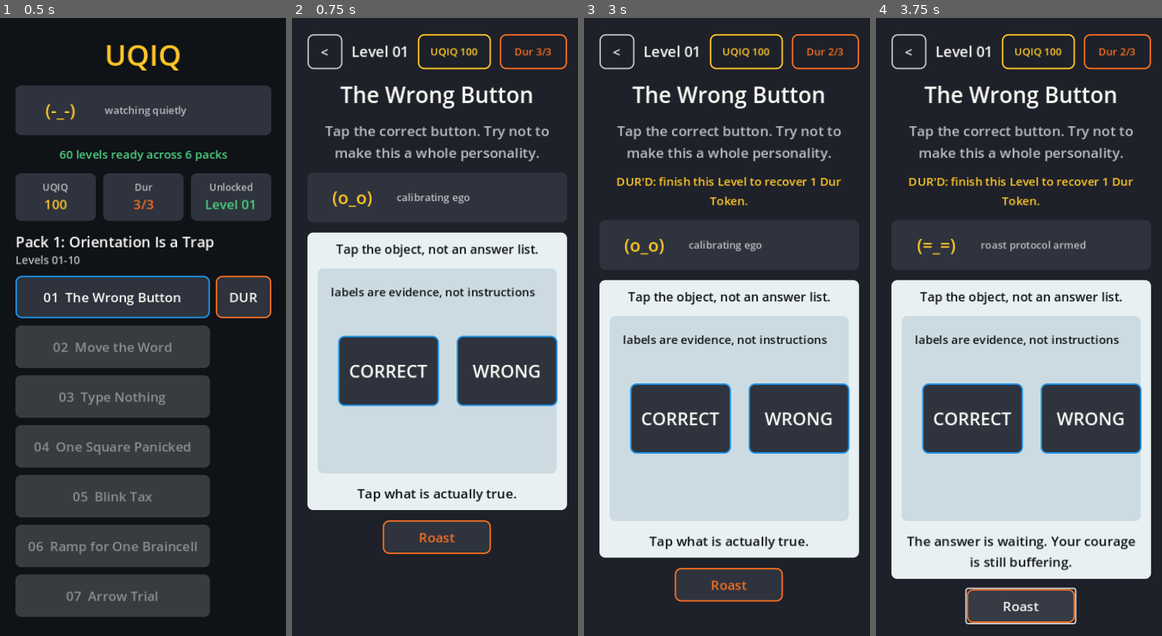
Above: before the commit, frames 1-4 (left to right).
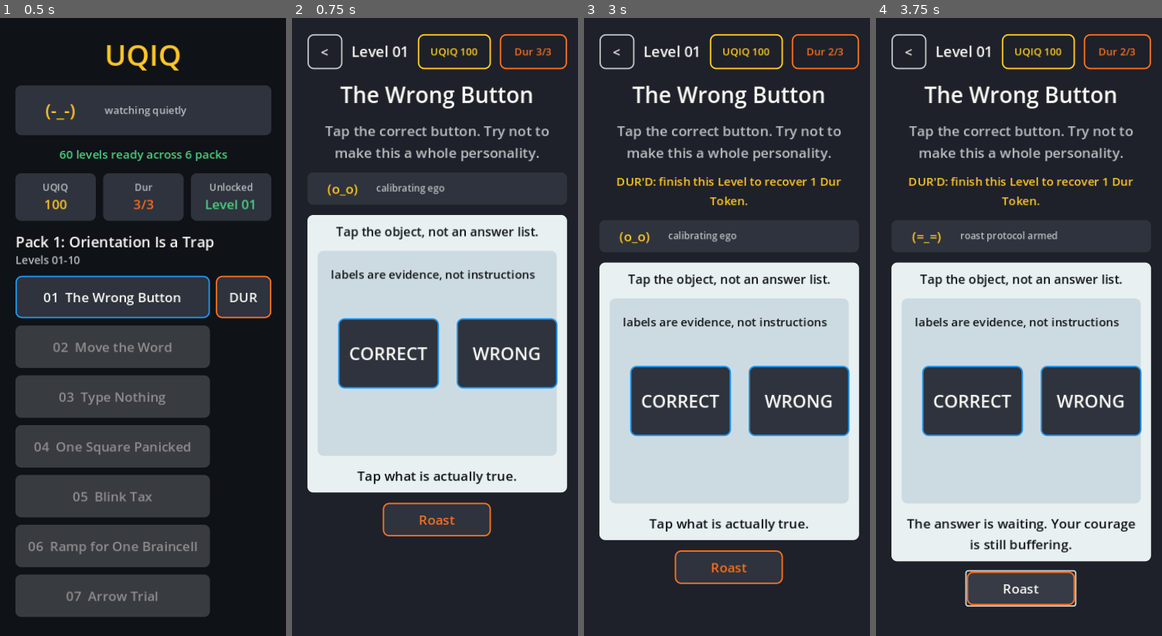
Above: after the commit, the same moments.

Repository: scwlkr/UQIQ
Game: Godot game, scene res://scenes/Main.tscn
The game is run twice, just before and just after one commit, with the same random seed, the same clock (stepped at 60 frames per second) and the same inputs.
Inputs:
- Up to frame 1 (0.5 s): no input
- Up to frame 2 (0.75 s): click "01 The Wrong Button" at 0.5 s
- Up to frame 3 (3 s): click "<" at 1.25 s; click "DUR" at 2 s; click "01 The Wrong Button | DUR'D -…" at 2.75 s
- Up to frame 4 (3.75 s): click "Roast" at 3.5 s

Frame 1 is identical in both runs. In frame 2, 19% of the frame differs, in the area x 5-97%, y 26-87%; in frame 3, 19%; in frame 4, 21%, in the area x 5-97%, y 34-99%.

Commit message:
Compact play Judge panel

Diff:
--- a/scripts/main.gd
+++ b/scripts/main.gd
@@ -482,7 +482,7 @@
 	_add_label(root, str(level.get("prompt", "")), 19, COLOR_MUTED)
 	if _profile.is_level_durd(str(level.get("id", ""))):
 		_add_status(root, "DUR'D: finish this Level to recover 1 Dur Token.", COLOR_YELLOW)
-	_add_judge_face(root, _judge_state)
+	_add_judge_face(root, _judge_state, true)
 
 	var stage := PanelContainer.new()
 	stage.size_flags_vertical = Control.SIZE_EXPAND_FILL
@@ -910,23 +910,29 @@
 	return label
 
 
-func _add_judge_face(parent: Node, state: String) -> PanelContainer:
+func _add_judge_face(parent: Node, state: String, compact: bool = false) -> PanelContainer:
 	var panel := PanelContainer.new()
-	panel.custom_minimum_size = Vector2(0, 68)
+	panel.custom_minimum_size = Vector2(0, 44 if compact else 68)
 	panel.size_flags_horizontal = Control.SIZE_EXPAND_FILL
-	panel.add_theme_stylebox_override("panel", _flat_box(COLOR_PANEL_ALT, 8))
+	var panel_box := _flat_box(COLOR_PANEL_ALT, 8)
+	if compact:
+		panel_box.content_margin_left = 12
+		panel_box.content_margin_right = 12
+		panel_box.content_margin_top = 5
+		panel_box.content_margin_bottom = 5
+	panel.add_theme_stylebox_override("panel", panel_box)
 	parent.add_child(panel)
 
 	var box := HBoxContainer.new()
 	box.alignment = BoxContainer.ALIGNMENT_CENTER
-	box.add_theme_constant_override("separation", 12)
+	box.add_theme_constant_override("separation", 10 if compact else 12)
 	panel.add_child(box)
 
-	_judge_face_label = _new_label(_judge_face_text(state), 24, COLOR_YELLOW)
-	_judge_face_label.custom_minimum_size = Vector2(96, 36)
+	_judge_face_label = _new_label(_judge_face_text(state), 18 if compact else 24, COLOR_YELLOW)
+	_judge_face_label.custom_minimum_size = Vector2(72 if compact else 96, 28 if compact else 36)
 	_judge_face_label.size_flags_horizontal = Control.SIZE_SHRINK_CENTER
 	box.add_child(_judge_face_label)
-	_judge_caption_label = _new_label(_judge_caption_text(state), 14, COLOR_MUTED)
+	_judge_caption_label = _new_label(_judge_caption_text(state), 13 if compact else 14, COLOR_MUTED)
 	_judge_caption_label.horizontal_alignment = HORIZONTAL_ALIGNMENT_LEFT
 	box.add_child(_judge_caption_label)
 	return panel
Binary file changed: docs/app-store/screenshots/02_level_01_play.png
Binary file changed: docs/app-store/screenshots/03_pattern_grid.png
Binary file changed: docs/app-store/screenshots/04_memory_flash.png
Binary file changed: docs/app-store/screenshots/05_physics_draw.png
Binary file changed: docs/app-store/screenshots/07_drag_logic.png
Binary file changed: docs/app-store/screenshots/08_text_trap.png
Not shown, changed: docs/RELEASE_STATUS.md
